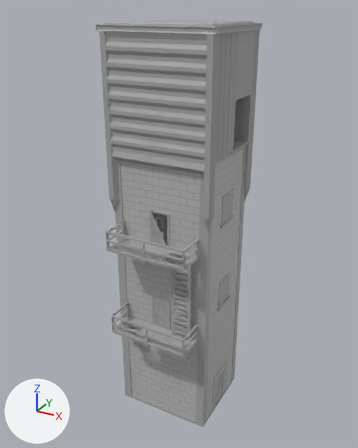
Renders of the FBX model Assets/3D Assets/EnvironmentBuildings/CriticalPathBuildings/CollapsedBuilding.fbx from each side of a commit.
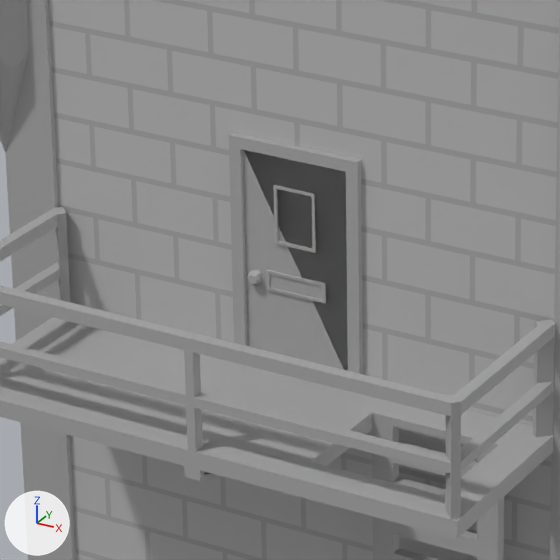
The first picture shows the older version from a 50 mm camera at (0.248, -0.788, 0.577) aimed at (0.0, -0.337, 0.351). The close-ups show both versions on the part from 32% to 56% of the width and 42% to 61% of the height of that picture; other places that the commit changed are outside them. Arrows for +X, +Y and +Z are at lower left; the lights stay in place. Where no turn or scale is listed for an object, it has been applied to the vertices. Vertices at the same position are counted once.

The older version as bpy lines, for what is in view:
```python
me_mesh_001 = bpy.data.meshes.new('Mesh.001')
me_mesh_001.from_pydata(...)  # 8344 vertices, 7282 faces; spans x -0.063..0.063, y -0.128..0.006, z 0.0..0.384
# faces by material slot: [124, 6351, 807]
me_mesh_001.materials.append(mat_standardsurface3)  # grey #aaaaaa
me_mesh_001.materials.append(mat_standardsurface1)  # grey #aaaaaa
me_mesh_001.materials.append(mat_lambert1)  # grey #bcbcbc
ob_collapsedbuilding = bpy.data.objects.new('CollapsedBuilding', me_mesh_001)
ob_collapsedbuilding.location = (-0.001, -0.2827, 0.1716)
```
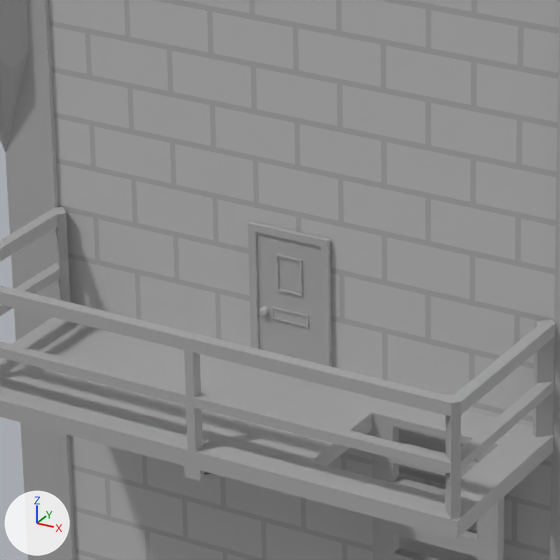
Patch to the scene script:
```diff
--- a/Assets/3D Assets/EnvironmentBuildings/CriticalPathBuildings/CollapsedBuilding.fbx.py
+++ b/Assets/3D Assets/EnvironmentBuildings/CriticalPathBuildings/CollapsedBuilding.fbx.py
@@ me_mesh_001 @@
 me_mesh_001.from_pydata(...)  # 8344 vertices, 7282 faces; spans x -0.063..0.063, y -0.128..0.006, z 0.0..0.384
 # used by ob_collapsedbuilding; location = (-0.001, -0.2827, 0.1716)
+# me_mesh_001 part 1: the loose piece of 81 vertices spanning x -0.011..0.012, y -0.097..-0.095, z 0.17..0.209 is scaled about its middle by 0.628, then moved by (-0.001, 0.0, -0.007)
 me_mesh_001.materials.append(mat_standardsurface3)
```

Boxes [x1, y1, x2, y2] around the edits, measured in the close-ups (560 x 560 px; the box of a moved part takes in the faces that stretch with it):
part 1 of me_mesh_001, moved or reshaped: before [229, 133, 363, 374]; after [248, 221, 332, 367]
